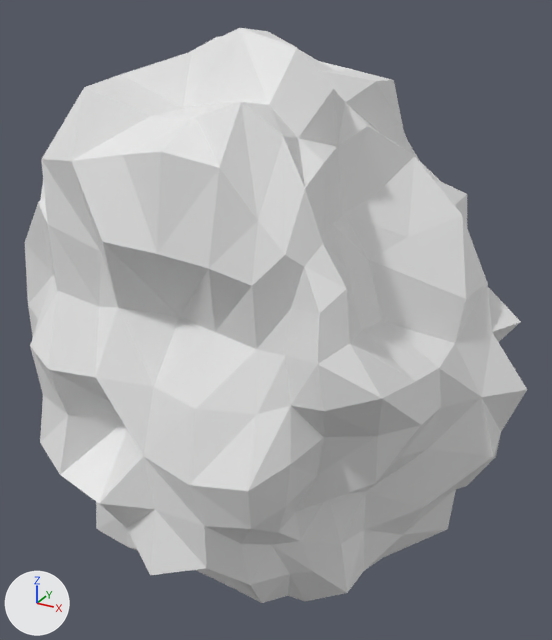
A saved change to the Blender file Content/New 3D Models/iron_material.blend.
Before and after are seen from a 50 mm camera at (0.391, -0.756, 0.683) aimed at (0.0, -0.047, 0.328). Every picture has the same lights, and +X, +Y and +Z are marked at lower left.

Before the edit, the objects in view are built like this:
```python
me_cube_001 = bpy.data.meshes.new('Cube.001')
me_cube_001.from_pydata(...)  # 386 vertices, 384 faces; spans x -0.88..0.88, y -0.87..0.86, z -0.66..1.45
ob_cube = bpy.data.objects.new('Cube', me_cube_001)
ob_cube.location = (0.016, -0.09, 0.266)
ob_cube.scale = (0.306, 0.263, 0.263)
```
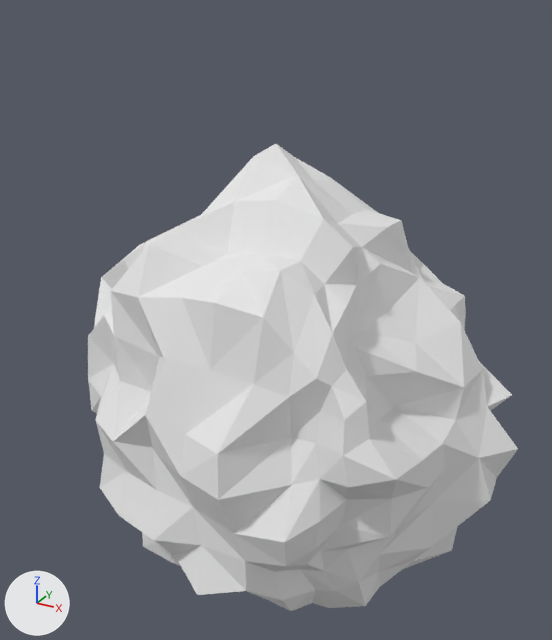
Patch to the scene script:
```diff
--- a/Content/New 3D Models/iron_material.blend.py
+++ b/Content/New 3D Models/iron_material.blend.py
@@ me_cube_001 @@
 # used by ob_cube; location = (0.016, -0.09, 0.266); scale = (0.306, 0.263, 0.263)
-me_cube_001.from_pydata(...)  # 386 vertices, 384 faces; spans x -0.88..0.88, y -0.87..0.86, z -0.66..1.45
+me_cube_001.from_pydata(...)  # 386 vertices, 384 faces; spans x -0.88..0.89, y -0.91..0.88, z 0.0..1.94
+# me_cube_001 part 1: 386 of 386 vertices moved; they spanned x -0.88..0.88, y -0.87..0.86, z -0.66..1.45 and now span x -0.88..0.89, y -0.91..0.88, z 0.0..1.94; mean shift (0.01, 0.0, 0.53); largest move (0.0, 0.54, -0.32) -> (0.01, 0.85, 0.29)
@@ ob_cube @@
 ob_cube = bpy.data.objects.new('Cube', me_cube_001)
-ob_cube.location = (0.016, -0.09, 0.266)
+ob_cube.location = (0.0, 0.0, 0.0)
 ob_cube.scale = (0.306, 0.263, 0.263)
```

Boxes (x1, y1, x2, y2) around the edits, measured in the pictures (552 x 640 px):
'Cube', reshaped, moved (14% narrower, 19% shorter): before (25, 28, 527, 603); after (88, 144, 518, 611)
